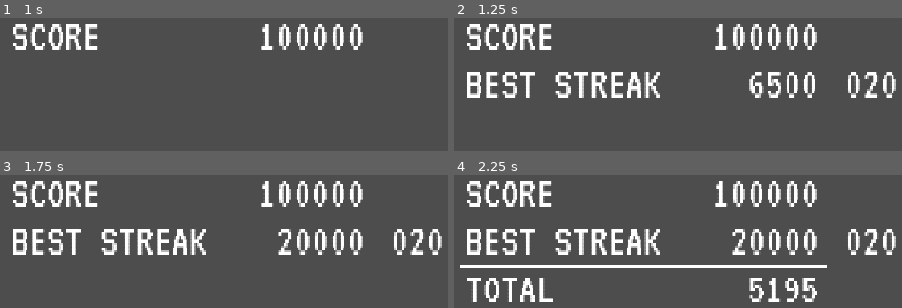
Above: before the commit, frames 1-4 (two rows, left to right).
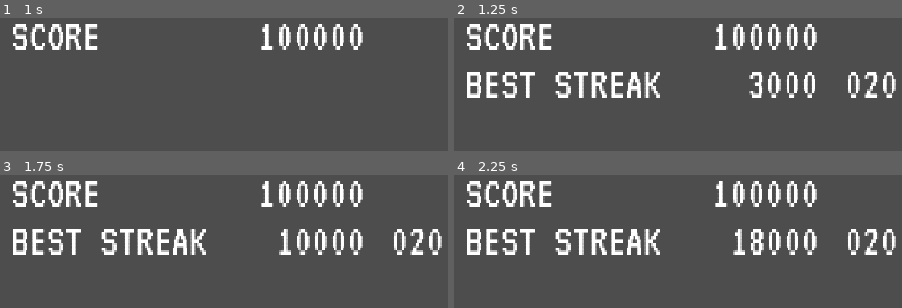
Above: after the commit, the same moments.

Repository: sdepouw/mathematics-and-cheese
Game: Godot game, scene res://Scenes/GameOverScreen/game_over_screen.tscn
Two runs of this game, one before a commit and one after it. Both use one fixed random seed, a clock stepped at 60 frames per second and the inputs below. This scene is started directly instead of the project's main scene.
Inputs (mouse positions are in pixels of both pictures, inside the frame that each line leads up to):
- Up to frame 1 (1 s): tap Enter at 0.5 s; move the mouse to (403, 61) at 0.52 s; hold D (move_right) from 0.53 s (still down); tap Space (confirm) at 0.6 s; click (403, 61) at 0.67 s
- Up to frame 2 (1.25 s): keep holding D (move_right)
- Up to frame 3 (1.75 s): move the mouse to (67, 264) at 1.27 s; release D (move_right) at 1.28 s; hold S (move_down) from 1.28 s (still down); tap Space (confirm) at 1.35 s
- Up to frame 4 (2.25 s): tap Space (confirm) at 2, 2.1 s; move the mouse to (outside the picture) at 2.02 s; release S (move_down) at 2.03 s; hold D (move_right) from 2.03 s (still down)

Frame 1 is identical in both runs. In frame 2, 0.6% of the frame differs, in the area x 65-73%, y 40-61%; in frame 3, 0.3%; in frame 4, 4.9%, in the area x 1-84%, y 40-96%.

Commit message:
Handle tallying in _ready()
Orchestrate everything in _ready() instead of relying on _process() with lots of boolean flags

Diff:
--- a/Game/Scenes/GameOverScreen/game_over_screen.gd
+++ b/Game/Scenes/GameOverScreen/game_over_screen.gd
@@ -14,6 +14,9 @@
 @onready var _sum_line: Line2D = %SumLine
 @onready var _total_line: HBoxContainer = %TotalHBox
 
+@onready var _score_line_timer: Timer = $ScoreLineTimer
+@onready var _tally_timer: Timer = $StreakTallyTimer
+
 var _score: int
 var _streak_score: int
 var _total_score: int
@@ -28,20 +31,22 @@
     _current_total_score = value
     _total_value.text = "%d" % value
 
-var _tallying: bool
-var _waited_for_total: bool
-var _done_tallying: bool
-
 func load_scene_data(data: Variant) -> void:
   # data is Array[int]
   _score = data[0]
   _best_streak = data[1]
 
 func _ready() -> void:
-  # Debug
-  _score = 100000
-  _best_streak = 20
+  load_scene_data([100000, 20]) # Debug
+  _streak_score = _best_streak * best_streak_bonus_unit
+  _total_score = _score + _streak_score
+  _initialize_tally_display()
+  await _tally_async()
+  print("Done!")
+  # TODO: Show 'high score congrats' or 'thanks for playing' message
+  # TODO: Show 'play again' and 'back to menu' buttons
 
+func _initialize_tally_display() -> void:
   _score_line.hide()
   _streak_line.hide()
   _sum_line.hide()
@@ -50,37 +55,25 @@
   _streak_value.text = "%03d" % _best_streak
   _streak_score_value.text = "0"
   _total_value.text = "0"
-  _streak_score = _best_streak * best_streak_bonus_unit
-  _total_score = _score + _streak_score
-  await get_tree().create_timer(.5).timeout
+
+func _tally_async() -> void:
+  _score_line_timer.start()
+  await _score_line_timer.timeout
   _score_line.show()
-  await get_tree().create_timer(.5).timeout
-  _tallying = true
-
-func _process(_delta: float) -> void:
-  if not _done_tallying:
-    _try_tally()
-  else:
-    pass
-    # Show high score congrats, or general 'game over' message
-    # Show Play Again / Back to Menu buttons
-
-func _try_tally() -> void:
-  if not _tallying:
-    return
-  if _current_streak_score < _streak_score:
-    if not _streak_line.visible:
-      _streak_line.show()
-    _current_streak_score = (clamp(_current_streak_score + round(best_streak_bonus_unit / 2), 0, _streak_score))
-    return
-  if not _waited_for_total:
-    await get_tree().create_timer(.5).timeout
-    _waited_for_total = true
-  if _current_total_score < _total_score:
-    if not _total_line.visible:
-      _sum_line.show()
-      _total_line.show()
-    _current_total_score = clampi(_current_total_score + 1039, 0, _total_score)
-  else:
-    _tallying = false
-    _done_tallying = true
+  _score_line_timer.start()
+  await _score_line_timer.timeout
+  _streak_line.show()
+  while _current_streak_score < _streak_score:
+    var increment: int = _current_streak_score + best_streak_bonus_unit
+    _tally_timer.start()
+    await _tally_timer.timeout
+    _current_streak_score = clampi(increment, 0, _streak_score)
+  _score_line_timer.start()
+  await _score_line_timer.timeout
+  _sum_line.show()
+  _total_line.show()
+  while _current_total_score < _total_score:
+    var increment: int = _current_total_score + 5276
+    _tally_timer.start()
+    await _tally_timer.timeout
+    _current_total_score = clampi(increment, 0, _total_score)
--- a/Game/Scenes/GameOverScreen/game_over_screen.tscn
+++ b/Game/Scenes/GameOverScreen/game_over_screen.tscn
@@ -93,3 +93,11 @@
 text = "00000000"
 horizontal_alignment = 2
 max_lines_visible = 1
+
+[node name="StreakTallyTimer" type="Timer" parent="."]
+wait_time = 0.05
+one_shot = true
+
+[node name="ScoreLineTimer" type="Timer" parent="."]
+wait_time = 0.5
+one_shot = true
